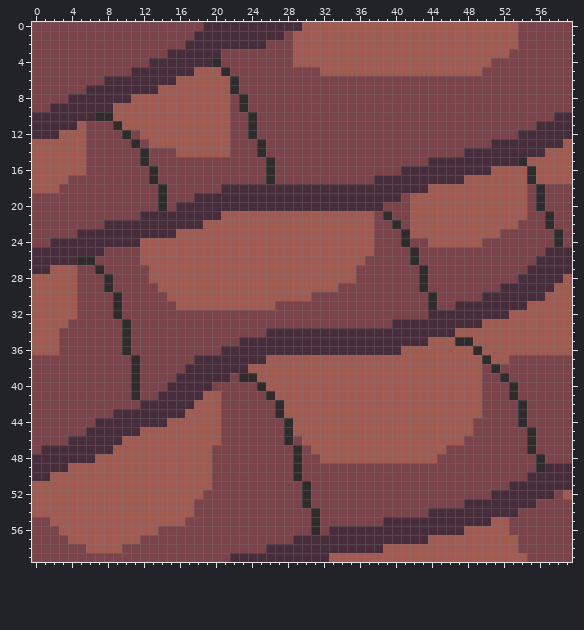
One commit to this pixel-art sprite: source/FrontierPlanet/Content/Images/Sprites/Tree-Texture.png. That is the earlier state.
The file is 60x60 pixels.
Now the later version:
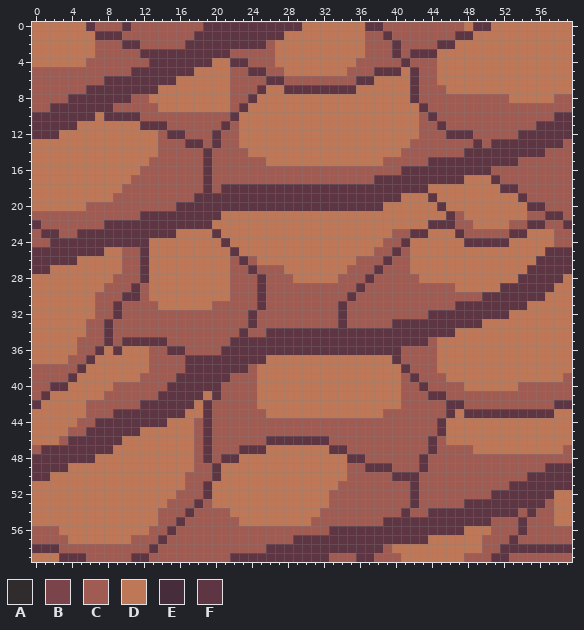
Palette (. is transparent): A #302c2e  B #7a444a  C #a05b53  D #be7858  E #472d3c  F #5e3643
Changes in this commit:
Changed rows in their new state; - is an unchanged pixel.
first column x 0:
 0 DDDDDDFCCCFCCCCCCCCFFFFFFFFFFFDDDDDDDFF---------DFFDDDDDDDDD
 1 DDDDDDDFFFCCCCCCCCFFFFFFFFFFDDDDDDDDD--F-------FFDDDDDDDDDDD
 2 DDDDDDDCCCFFCCCCCFFFFFFFFFCDDDDDDDDDD---F----FFDDDDDDDDDDDDD
 3 DDDDDDDCCCCCFFFFFFFFFFCCCCCDDDDDDDDDD---F-FFFDDDDDDDDDDDDDDD
 4 DDDDDDCCCCCCCFFFFFFFDDFFCCCDDDDDDDDD-----F---DDDDDDDDDDDDDDD
 5 CCCCCCCCCCCFFFFFFFDDDDCCFFCCDDDDDDD---FFFDF--DDDDDDDDDDDDDDD
 6 CCCCCCCCFFFFFFFFDDDDDDCCCCFFCCCCCCCCFFDDDDFCCDDDDDDDDDDDDDDD
 7 CCCCCCFFFFFFFFDDDDDDDDCCCFDDFFFFFFFFDDDDDDFCCCDDDDDDDDDDDDDD
 8 CCCCFFFFFFF--DDDDDDDDDCCFDDDDDDDDDDDDDDDDDFCCCCCCCCCCDDDDDCC
 9 CCFFFFFFF-----DDDDDDDDCFDDDDDDDDDDDDDDDDDDDFCCCCCCCCCCCCCCCC
10 FFFFFFFDFFFF----------FDDDDDDDDDDDDDDDDDDDDCFCCCCCCCCCCCCCFF
11 FFFFFDDDDDDDFFF------FCDDDDDDDDDDDDDDDDDDDDCCFCCCCCCCCCCFFFF
12 FFFDDDDDDDDDDD-FF---F-CDDDDDDDDDDDDDDDDDDDDCCCFFFCCCCCFFFFFF
13 DDDDDDDDDDDDDD---FF-F-CDDDDDDDDDDDDDDDDDDDCCCCCCCFCFFFFFFFF-
14 DDDDDDDDDDDDDDCC---F--CCDDDDDDDDDDDDDDDDDCCCCCCCFFFFFFFFF---
15 DDDDDDDDDDDDDCCCCCCFCCCCCCDDDDDDDDDDDDDCCCCCFFFFFFFFFFC-----
16 DDDDDDDDDDDDCCCCCCCFCCCCCCCCCCCCCCCCCCCCCFFFFFFFFFF----C----
17 DDDDDDDDDDDCCCCCCCCFCCCCCCCCCCCCCCCCCCFFFFFFFFFFDDDF---C----
18 DDDDDDDDDDCCCCCCCCCFCFFFFFFFFFFFFFFFFFFFFFFFDDDDDDDDFF-CCCCC
19 DDDDDDDDDCCCCCCCCCFFFFFFFFFFFFFFFFFFFFFFFDDDFDDDDDDDDDFCCCCC
20 DDDDDDCCCCCCCCCCFFFFFFFFFFFFFFFFFFFFFFFDDDDDDFDDDDDDDDDFFCCC
21 CCCCCCCCCCCCFFFFFFFFFDDDDDDDDDDDDDDDDDDDDDDDDDF-DDDDDDDCCFFC
22 FCCCCCCCFFFFFFFFFFFFDDDDDDDDDDDDDDDDDDDDDDDDFFF--DDDD-CFFCCF
23 CFFCCFFFFFFFFFFFDDDDFDDDDDDDDDDDDDDDDDDDCCFFDDDF----CFFDDDCC
24 CCFFFFFFFFFFFDDDDDDDDFDDDDDDDDDDDDDDDDDCCFDDDDDDFFFFFDDDDDCC
25 FFFFFFFFDDCCFDDDDDDDDDFDDDDDDDDDDDDDDDCCFCDDDDDDDDDDDDDDDFFF
26 FFFFFDDDDDCCFDDDDDDDDD-F-DDDDDDDDDDD-CCFCCDDDDDDDDDDDDDDFFFF
27 FFDDDDDDDDCCFDDDDDDDDD--F---DDDDDDD-CCFCCCDDDDDDDDDDDDDFFFFF
28 DDDDDDDDDCCCFDDDDDDDDD---F---DDDDD--CFCCCCCDDDDDDDDDDDFFFFFD
29 DDDDDDDDCCCFCDDDDDDDDD---F--------CCFCCCCCCCCCCDDDDDFFFFFFDD
30 DDDDDDDCCCFFCDDDDDDDDD---F-----CCCCFCCCCCCCCCCCCCCFFFFFFFDDD
31 DDDDDDDCCFCCCCDDDDDD-----F-CCCCCCCFCCCCCCCCCCCCFFFFFFFFDDDDD
32 DDDDDDDCCFCCCCCCCCCCCCCCFCCCCCCCCCFCCCCCCCCCFFFFFFFFFDDDDDDD
33 DDDDDDCCFCCCCCCCCCCCCCCCFCCCCCCCCCFCCCCCFFFFFFFFFFDDDDDDDDDD
34 DDDDDDCCFCCCCCCCCCCCCCCFCCFFFFFFFFFFFFFFFFFFFFFDDDDDDDDDDDDD
35 DDDDDCCCFCFFFFFCCCCCCCFFFFFFFFFFFFFFFFFFFFFF-DDDDDDDDDDDDDDD
36 DDDDDCCFDFDDDCCFFCCCCFFFFFFFFFFFFFFFFFFFF----DDDDDDDDDDDDDDD
37 DDDDCCFDDDDDDCCCCFFFFFFFFFDDDDDDDDDDDDDDF----DDDDDDDDDDDDDDD
38 CCCCCFDDDDDDDCCCCFFFFFFF-DDDDDDDDDDDDDDDDF---DDDDDDDDDDDDDDD
39 CCCCFDDDDDDDCCCCFFFFFFCCCDDDDDDDDDDDDDDDD-F---DDDDDDDDDDDDDC
40 CCFFDDDDDCCCCCCFFFFFFCCCCDDDDDDDDDDDDDDDD--F----DDDDDDCCCCCC
41 CFDDDDDDCCCCCCFFFFFDFCCCCDDDDDDDDDDDDDDDD---FF----CCCCCCCCCC
42 FDDDDDCCCCCCFFFFFFDF-CCCCDDDDDDDDDDDDDDDD-----FF--CCCCCCCCFF
43 DDDDDDCCCFFFFFFFFDDF-CCCCCDDDDDDDDDDDDD-------FDFFFFFFFFFFDD
44 DDDDDCCFFFFFFFFDDD-F-CCCCCCCC----------------FDDDDDDDDDDDDDD
45 DDDDCCFFFFFFDDDDDD-F-CCCCCCCC----------------FDDDDDDDDDDDDDD
46 DDDCFFFFFFDDDDDDDD-F-CCCCCFFFFFFF-----------F-DDDDDDDDDDDDDD
47 CFFFFFFFFDDDDDDDDD-FCCCFFFDDDDDDDFF---------F-CCCDDDDDDDDDDC
48 FFFFFFFDDDDDDDDDDD-FCFFDDDDDDDDDDDDFF------F-CCCCCCCCCCCCCCC
49 FFFFDDDDDDDDDDDDDD--FDDDDDDDDDDDDDDCCFFFCCCFCCCCCCCCCCCCCFFF
50 FFDDDDDDDDDDDDDDD---FDDDDDDDDDDDDDDCCCCCFFFCCCCCCCCCCCCFFFFF
51 DDDDDDDDDDDDDDDDD--FDDDDDDDDDDDDDDCCCCCCCCFCCCCCCCCCCFFFFFFF
52 DDDDDDDDDDDDDDDD---FDDDDDDDDDDDDDCCCCCCCCCFCCCCCCCCFFFFFFFDD
53 DDDDDDDDDDDDDDD---FCDDDDDDDDDDDDDCCCCCCCCCFCCCCCFFFFFFFFFCDD
54 DDDDDDDDDDDDDD---FCCCCDDDDDDDDDDCCCCCCCCCFCCFFFFFFFFFFCFCCDD
55 DDDDDDDDDDDDDD--FCCCCCCDDDDDDDDCCCCCCCCFFFFFFFFFFFF--CFCCCDD
56 CCCDDDDDDDDDD-CFCCCCCCCCCCCCCCCCCFFFFFFFFFFFFFFFDDD--CFCCCCC
57 CCCCDDDDDDD-CCFCCCCCCCCCCCCCCFFFFFFFFFFFFFFFDDDDDD---FCCCCCC
58 FFFCCC----CCCFCCCCCCCCCCCCFFFFFFFFFFFFF-DDDDDDDDDD--FFFFFFFF
59 DDDFFFCCCCCFFCCCCCCCCCFFFFFFFFFFF---FF---DDDDDDD---FF--CCCCC
Where, in picture pixels (left, top, right, bottom), the same in both pictures:
changed: (32, 22, 572, 562)
